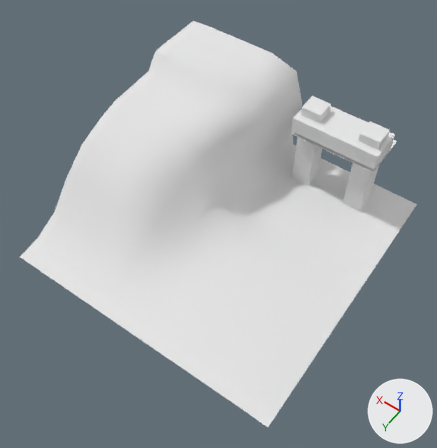
Two versions of the OBJ model Project_ThirdPerson/mge_v18_student_version/assets/ThirdPerson/models/Harbour_Bottom_Left.obj, one commit apart.
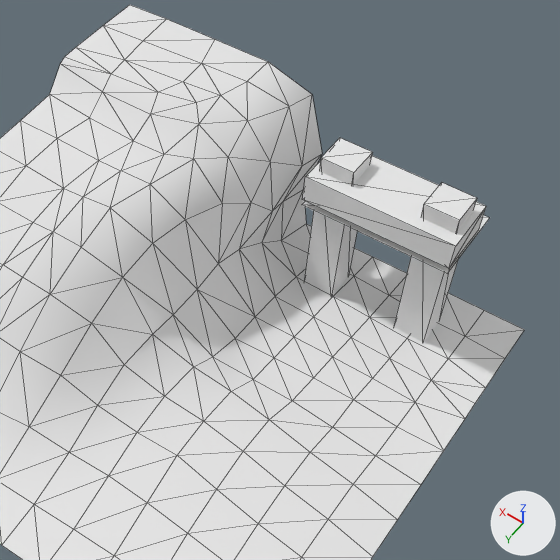
There are two pictures of each version: one whole from a camera (50 mm lens) standing at (-0.735, 1.069, 1.505) and looking at (-0.029, 0.08, -0.05), one close up on the part from 28% to 100% of the width and 4% to 75% of the height. The lights are fixed; the arrows at lower right show +X, +Y and +Z. The close-ups show mesh edges as thin lines. Where no turn or scale is listed for an object, it has been applied to the vertices.

The first close-up shows 'Harbour_Bottom_Left'.
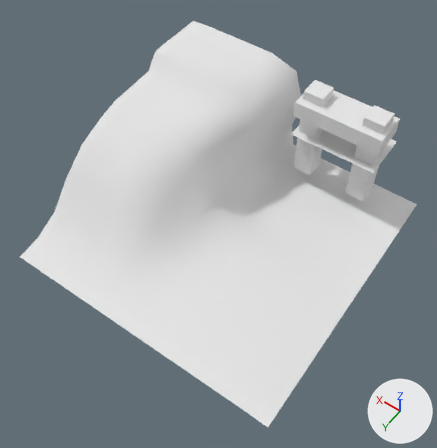
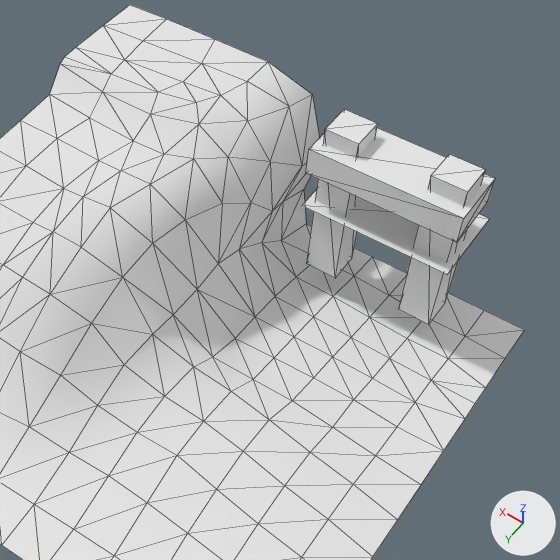
Boxes [x1, y1, x2, y2] around the edits, measured in the close-ups (560 x 560 px; the box of a moved part takes in the faces that stretch with it):
part 1 of me_harbour_bottom_left, moved or reshaped: before [304, 138, 372, 296]; after [306, 109, 378, 278]
part 2 of me_harbour_bottom_left, moved or reshaped: before [394, 183, 477, 342]; after [398, 154, 485, 324]
part 3 of me_harbour_bottom_left, moved or reshaped: before [303, 156, 486, 269]; after [306, 128, 495, 243]

The change, as a diff of the scene's bpy script:
```diff
--- a/Project_ThirdPerson/mge_v18_student_version/assets/ThirdPerson/models/Harbour_Bottom_Left.obj.py
+++ b/Project_ThirdPerson/mge_v18_student_version/assets/ThirdPerson/models/Harbour_Bottom_Left.obj.py
@@ me_harbour_bottom_left @@
 me_harbour_bottom_left.from_pydata(...)  # 204 vertices, 334 faces; spans x -0.5..0.5, y -0.5..0.502, z -0.198..0.191
 # used by ob_harbour_bottom_left; location = (0.0, 0.0, 0.0)
+# me_harbour_bottom_left part 1: the loose piece of 8 vertices spanning x -0.132..-0.062, y -0.42..-0.349, z -0.198..0.158 is moved by (0.0, 0.0, 0.068)
+# me_harbour_bottom_left part 2: the loose piece of 8 vertices spanning x -0.348..-0.277, y -0.42..-0.349, z -0.198..0.158 is moved by (0.0, 0.0, 0.068)
+# me_harbour_bottom_left part 3: the loose piece of 8 vertices spanning x -0.362..-0.049, y -0.447..-0.32, z 0.065..0.124 is moved by (0.0, 0.0, 0.068)
 me_harbour_bottom_left.materials.append(mat_harbour_bottom_left_initialshadinggroup)
```
